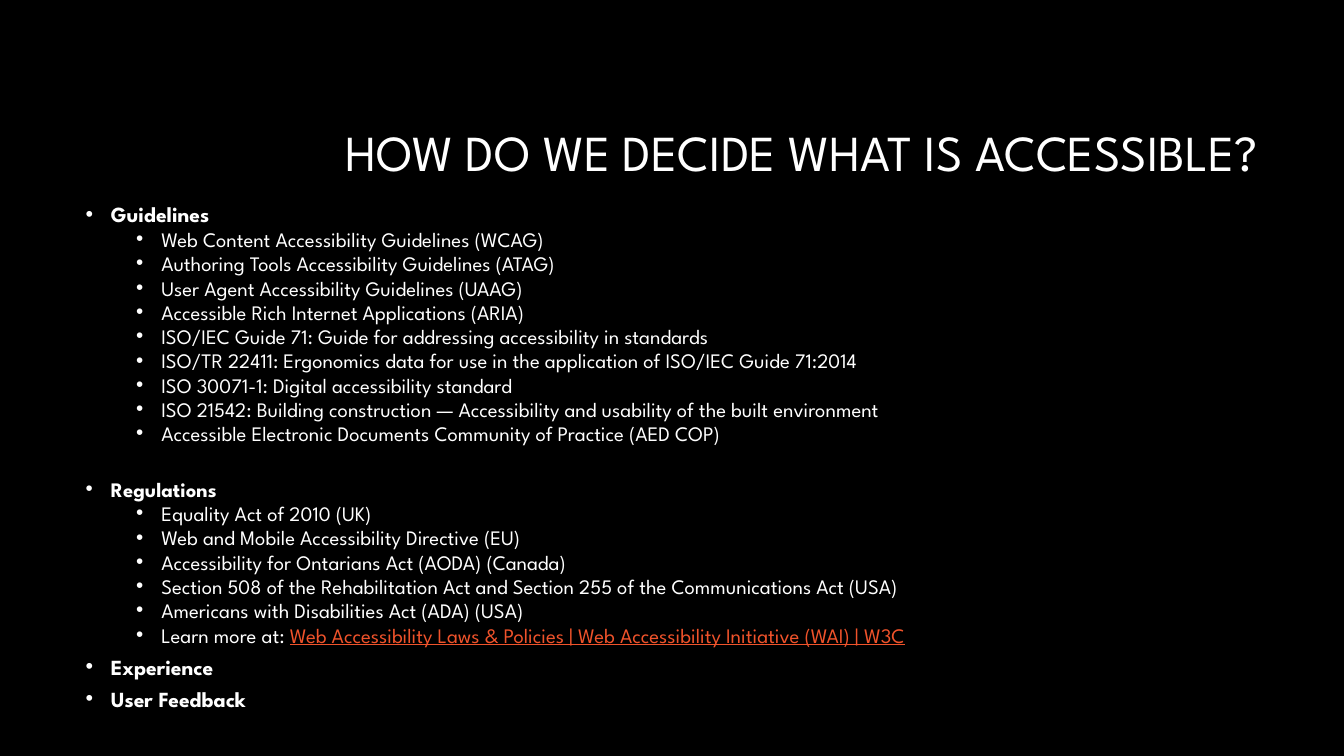
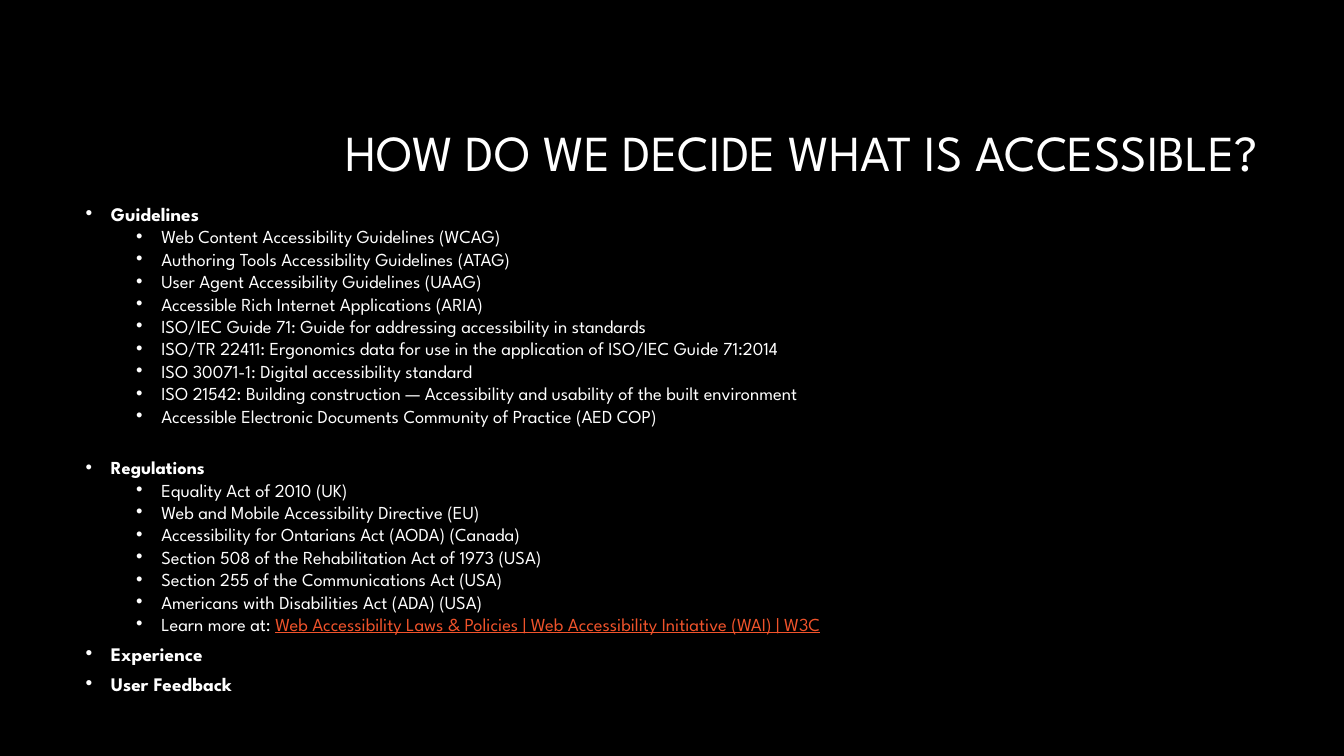
Before and after one commit to CorgiDev/A11y-Materials, a slide deck: slide 6 of Presenations/2024 Presentations/AccessibilityTesting101 - London NDC.pptx. Drawn at 1344x756 pixels with LibreOffice and Linux fonts; fonts in the diff are those of the drawing; background and template pictures are left out. Boxes give left, top, right and bottom in pixels: in the first picture for what was removed or moved away, otherwise in the second. Text is boxed around its words. In the diff, an @@ line names an element or a change of style, - is before the commit and + after.

Commit message:
Updated US and London Accessibility Testing 101

```diff
--- a/Presenations/2024 Presentations/AccessibilityTesting101 - London NDC.pptx
+++ b/Presenations/2024 Presentations/AccessibilityTesting101 - London NDC.pptx
@@ text at <box>111,207,820,692</box>: size 15.4 to 13.8 pt in "Guidelines", "Experience", "User Feedback"; size 14.7 to 13.1 pt in "Web Content Accessibility Guidelines (WCAG)", "Authoring Tools Accessibility Guidelines (ATAG)", "User Agent Accessibility Guidelines (UAAG)", "Accessible Rich Internet Applications (ARIA)" and 11 more places @@
@@ text at <box>161,551,542,590</box>: text changed; size 14.7 to 13.1 pt @@
-  • Section 508 of the Rehabilitation Act and Section 255 of the Communications Act (USA)
+  • Section 508 of the Rehabilitation Act of 1973 (USA)
+  • Section 255 of the Communications Act (USA)
```
Also in this commit, not shown: 1 other file.
